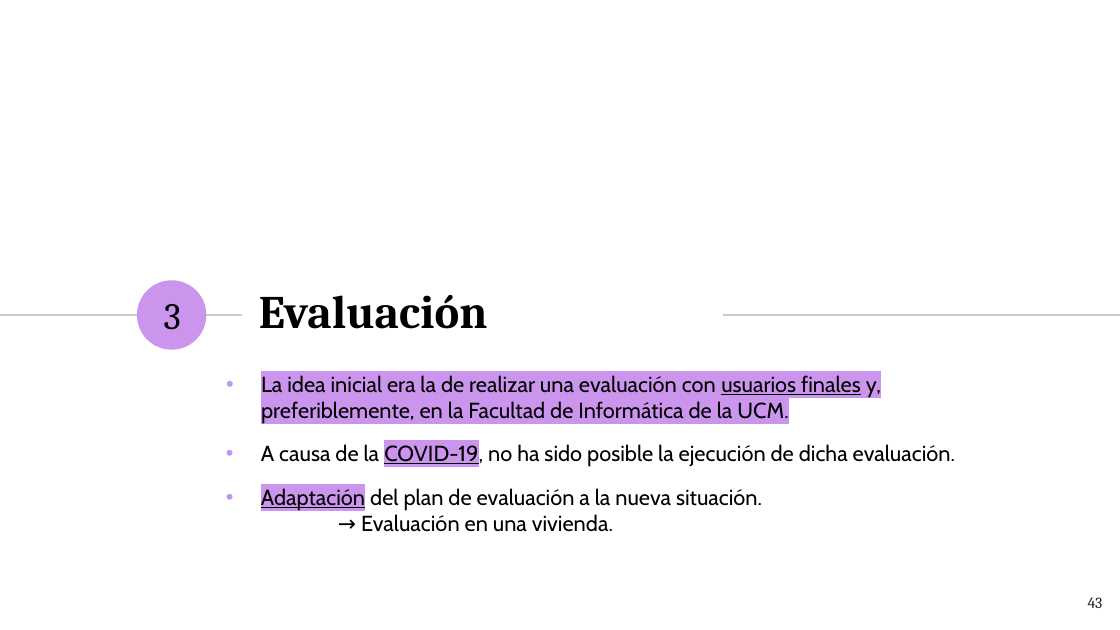
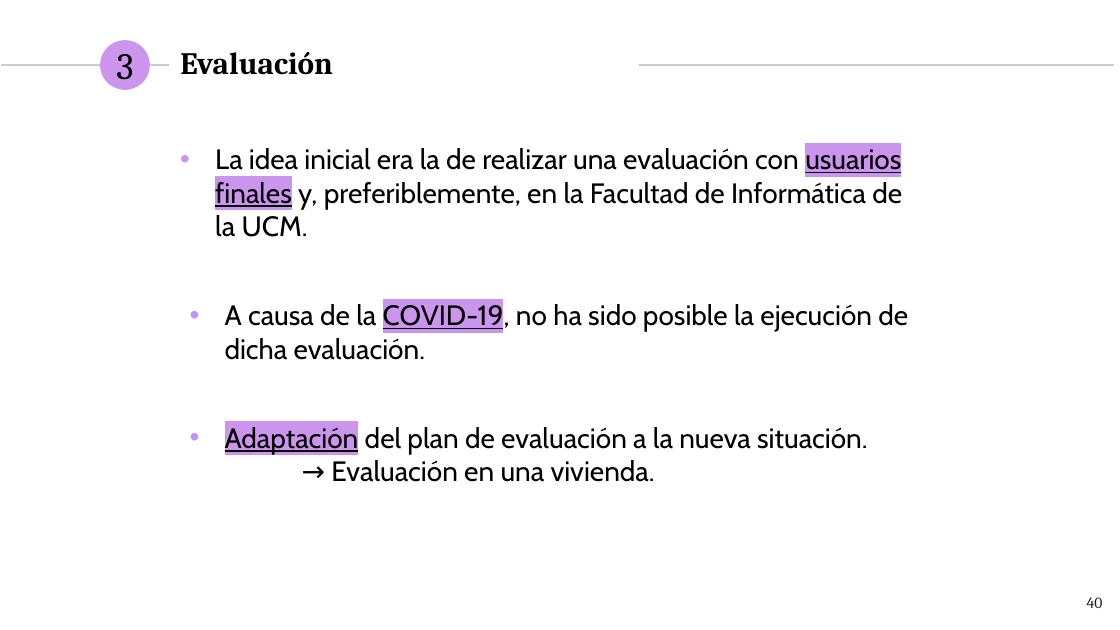
Before and after one commit to NILGroup/TFG-1920-DiscapacidadVisual, a slide deck: slide 40 of Defensa/Viola · SlidesCarnival_DiaposBelen.pptx (slide 43 before the commit). Drawn at 1120x630 pixels with LibreOffice and Linux fonts; fonts in the diff are those of the drawing. Boxes give left, top, right and bottom in pixels: in the first picture for what was removed or moved away, otherwise in the second. Text is boxed around its words. In the diff, an @@ line names an element or a change of style, - is before the commit and + after.

```diff
--- a/Defensa/Viola · SlidesCarnival_DiaposBelen.pptx
+++ b/Defensa/Viola · SlidesCarnival_DiaposBelen.pptx
@@ text "3" rewrapped from box(164, 304, 181, 330) to box(116, 54, 133, 89) @@
@@ ellipse added at box(100, 40, 149, 90), fill #CC95ED @@
@@ title "Evaluación": place and size @@
-title "Evaluación" at box(259, 295, 488, 329)
+title "Evaluación" at box(180, 52, 333, 75)
@@ title "Evaluación" at box(180, 52, 333, 75): size 30 to 20 pt @@
@@ line added from (1, 65) to (169, 65), #CCCCCC 0.75 pt @@
@@ line moved from (722, 315) - (1120, 315) to (638, 65) - (1113, 65) @@
@@ text "La idea inicial era la ...": place and size @@
-text "La idea inicial era la ..." at box(261, 375, 881, 423)
+text "La idea inicial era la ..." at box(215, 148, 902, 237)
@@ text "La idea inicial era la ..." at box(215, 148, 902, 237): size 14 to 18 pt; highlight #CC95ED to none in "La idea inicial era la de realizar ..."; indent changed; bullet colour #C094F6 to #CC95ED @@
@@ ellipse removed at box(137, 280, 206, 349) @@
@@ text "A causa de la COVID-19, ..." at box(225, 302, 908, 360): size 14 to 18 pt @@
@@ text "A causa de la COVID-19, ...": place and size @@
-text "A causa de la COVID-19, ..." at box(261, 442, 955, 466)
+text "A causa de la COVID-19, ..." at box(225, 302, 908, 360)
@@ line removed from (0, 315) to (242, 315) @@
@@ text "Adaptación del plan de evaluación ...": place and size @@
-text "Adaptación del plan de evaluación ..." at box(261, 488, 762, 532)
+text "Adaptación del plan de evaluación ..." at box(225, 424, 867, 482)
@@ text "Adaptación del plan de evaluación ..." at box(225, 424, 867, 482): size 14 to 18 pt @@
@@ page number at box(1087, 597, 1103, 608): text changed @@
-43
+40
```
Also in this commit, not shown: 11 other slides changed, 2 slides added, 1 other file.
